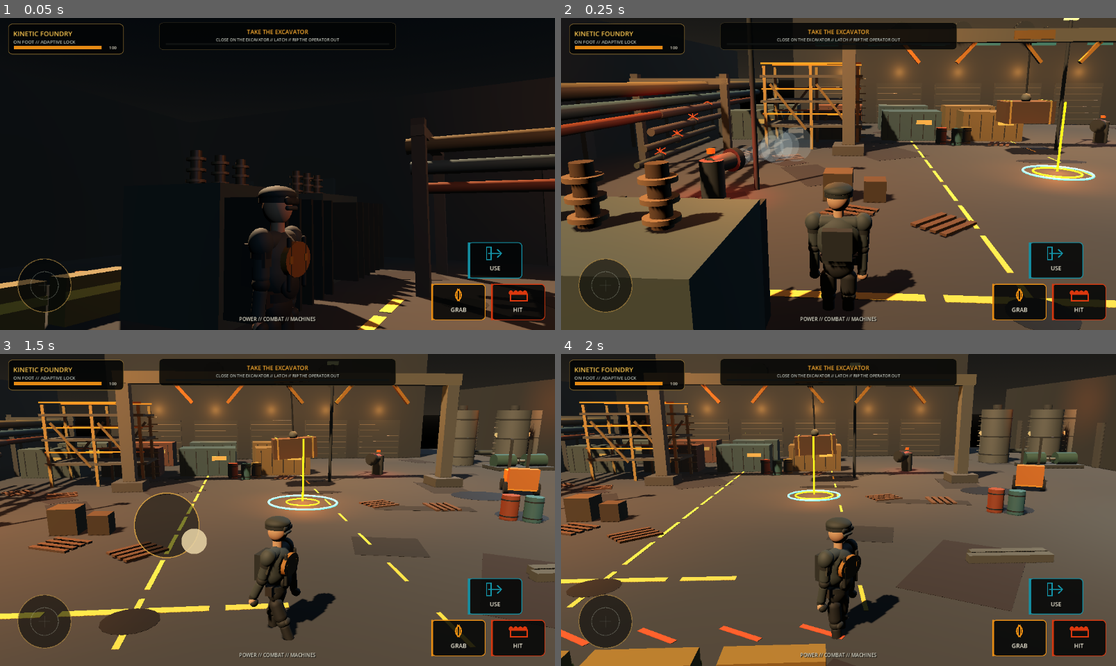
Above: before the commit, frames 1-4 (two rows, left to right).
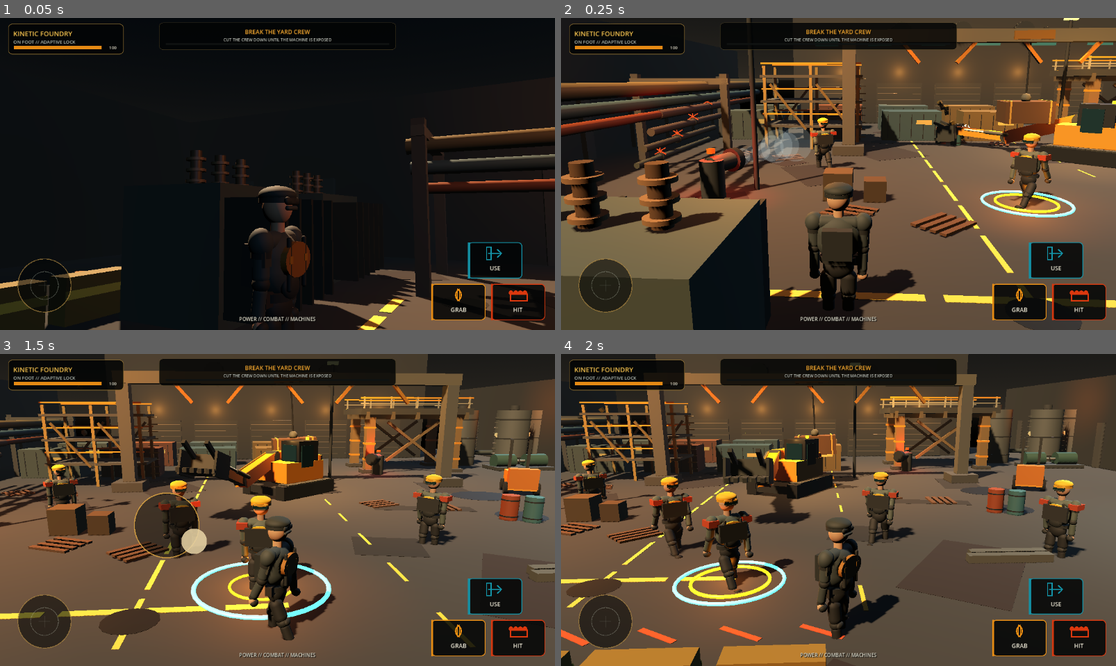
Above: after the commit, the same moments.

Repository: IssisX/IssisX
Game: Godot game, scene res://Main.tscn
The game is run twice, just before and just after one commit, with the same random seed, the same clock (stepped at 60 frames per second) and the same inputs.
Inputs (mouse positions are in pixels of both pictures, inside the frame that each line leads up to):
- Up to frame 1 (0.05 s): no input
- Up to frame 2 (0.25 s): no input
- Up to frame 3 (1.5 s): move the mouse to (399, 494) at 0.52 s; hold D 0.53-1.25 s; hold E 0.53-1.25 s; click (399, 494) at 0.67 s; drag from (166, 525) to (249, 572) at 1.27 s
- Up to frame 4 (2 s): no input

The runs differ from the first frame. In frame 1, 0.3% of the frame differs, in the area x 38-62%, y 3-8%; in frame 2, 8.3%; in frame 3, 15%, in the area x 6-87%, y 3-96%; in frame 4, 14%.
Error before the commit: Parse Error: Cannot infer the type of "latched" variable because the value doesn't have a set type. (res://scripts/excavator.gd:132)

Commit message:
Type hijack latch state for clean runtime

Diff:
--- a/kinetic-foundry/scripts/excavator.gd
+++ b/kinetic-foundry/scripts/excavator.gd
@@ -129,7 +129,7 @@
 func try_enter(player: Node3D) -> bool:
     if disabled or player == null or player_driver != null:
         return false
-    var latched := _hijack_candidate == player or player.get("machine_climb_target") == self
+    var latched: bool = _hijack_candidate == player or player.get("machine_climb_target") == self
     if not latched and global_position.distance_to(player.global_position) > 3.5:
         return false
 
